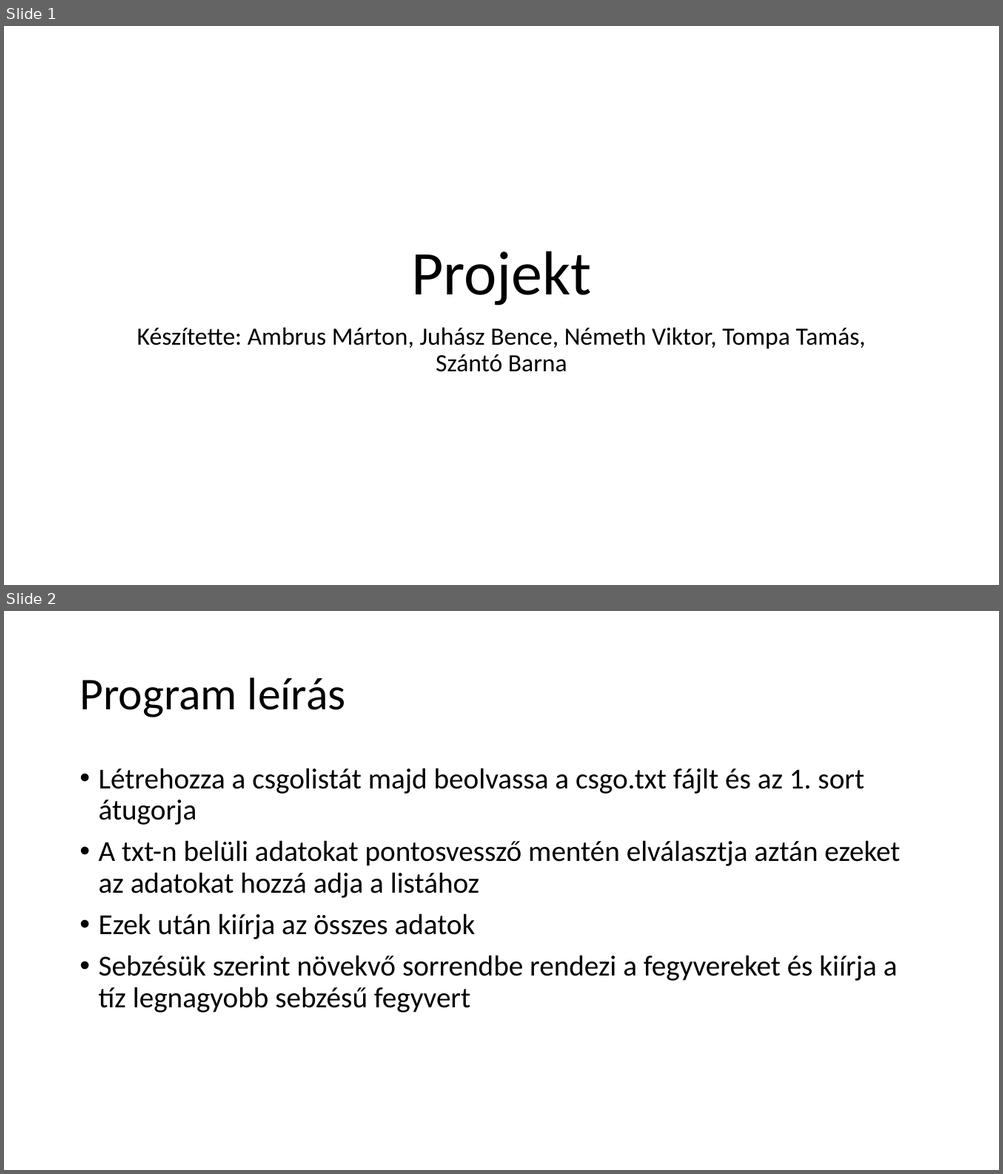
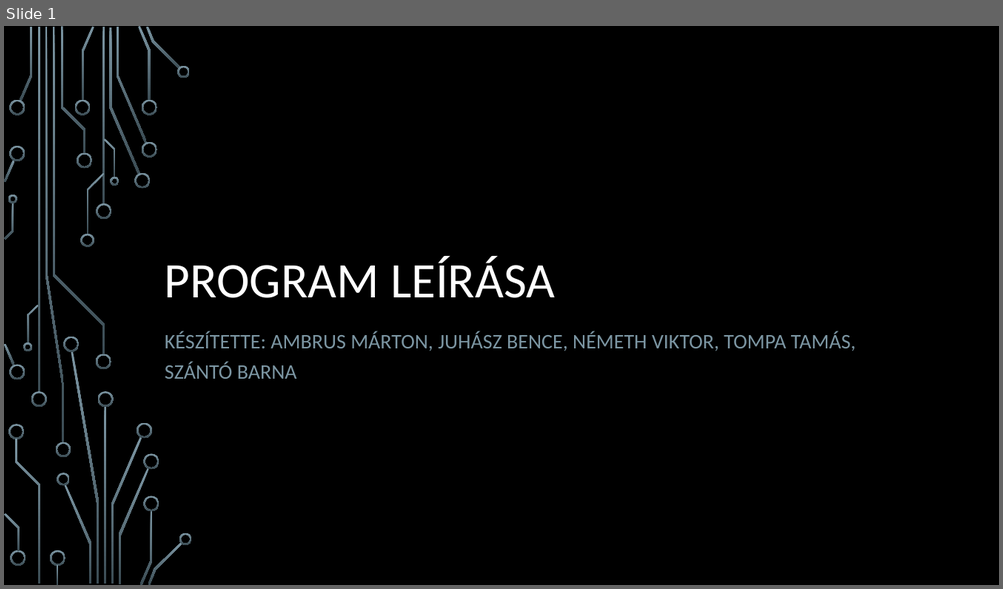
Before and after one commit to vbrine/python-progi, a slide deck: program.pptx. Shown one above the other, each under a label of ours: slides 1 and 2 before the commit, slide 1 after it. The pictures are 1003x1174 and 1003x589 pixels, drawn with LibreOffice and Linux fonts; fonts in the diff are those of the drawing; background and template pictures are left out. Boxes give left, top, right and bottom in pixels: in the first picture for what was removed or moved away, otherwise in the second. Text is boxed around its words. In the diff, an @@ line names an element or a change of style, - is before the commit and + after.

```diff
--- a/program.pptx
+++ b/program.pptx
@@ slide 2 removed at (4, 611, 999, 1170), background #FFFFFF @@
@@ title removed at (79, 678, 346, 718) @@
-Program leírás
@@ text removed at (99, 768, 899, 1013) @@
-• Létrehozza a csgolistát majd beolvassa a csgo.txt fájlt és az 1. sort átugorja
-• A txt-n belüli adatokat pontosvessző mentén elválasztja aztán ezeket az adatokat hozzá adja a listához
-• Ezek után kiírja az összes adatok
-• Sebzésük szerint növekvő sorrendbe rendezi a fegyvereket és kiírja a tíz legnagyobb sebzésű fegyvert
@@ slide 1 changed as well @@
@@ background #FFFFFF to picture (left out) @@
@@ title at (165, 256, 555, 298): text changed; size 60 to 48 pt; text colour #000000 to #FFFFFF @@
-Projekt
+PROGRAM LEÍRÁSA
@@ subtitle at (165, 332, 856, 379): text changed; size 24 to 20 pt; text colour #000000 to #7C96A3 @@
-Készítette: Ambrus Márton, Juhász Bence, Németh Viktor, Tompa Tamás, Szántó Barna
+KÉSZÍTETTE: AMBRUS MÁRTON, JUHÁSZ BENCE, NÉMETH VIKTOR, TOMPA TAMÁS, SZÁNTÓ BARNA
@@ group added at (4, 26, 192, 585): 50 freeform shapes, 4 rectangles @@
```
Also in this commit, not shown: 5 slides added.
